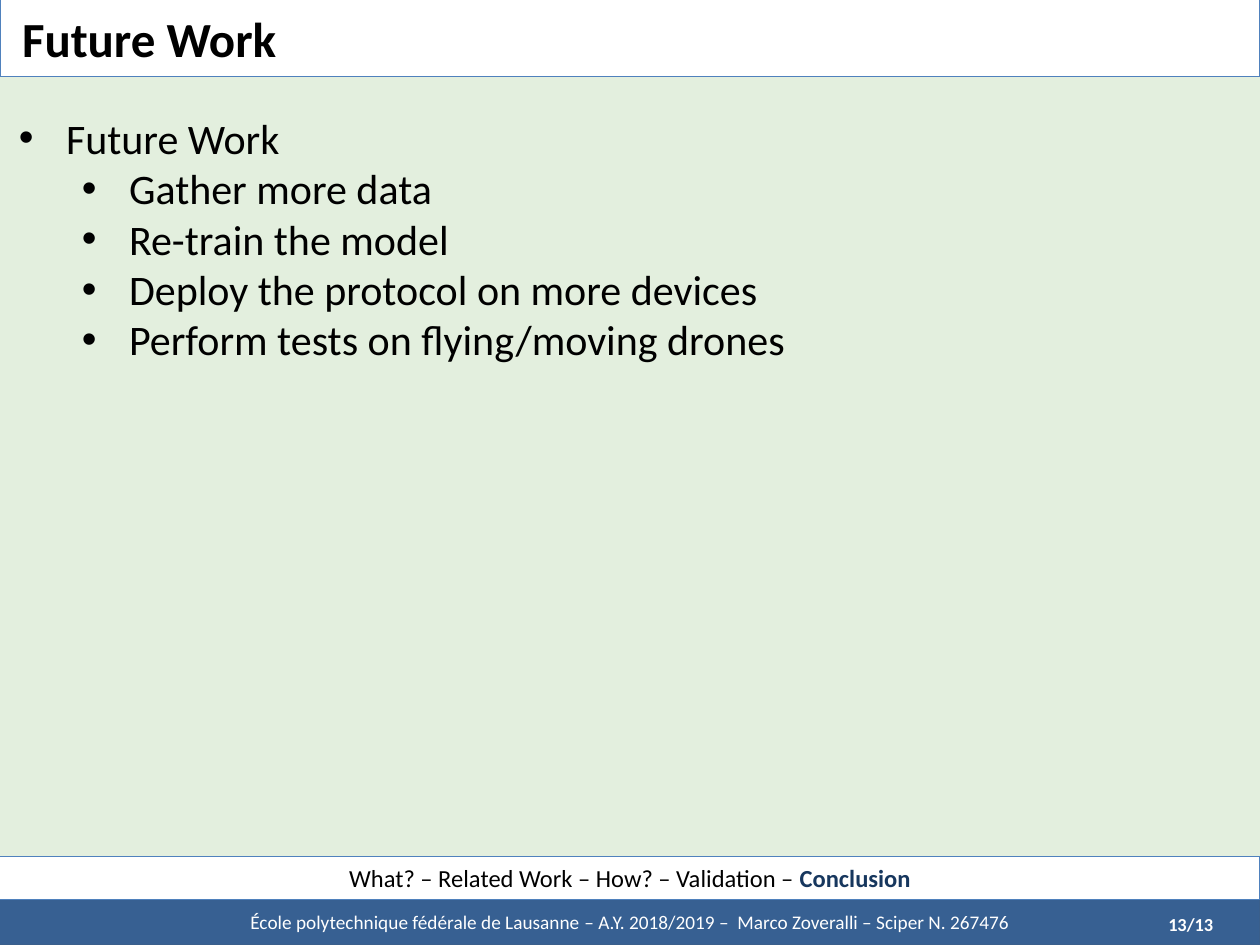
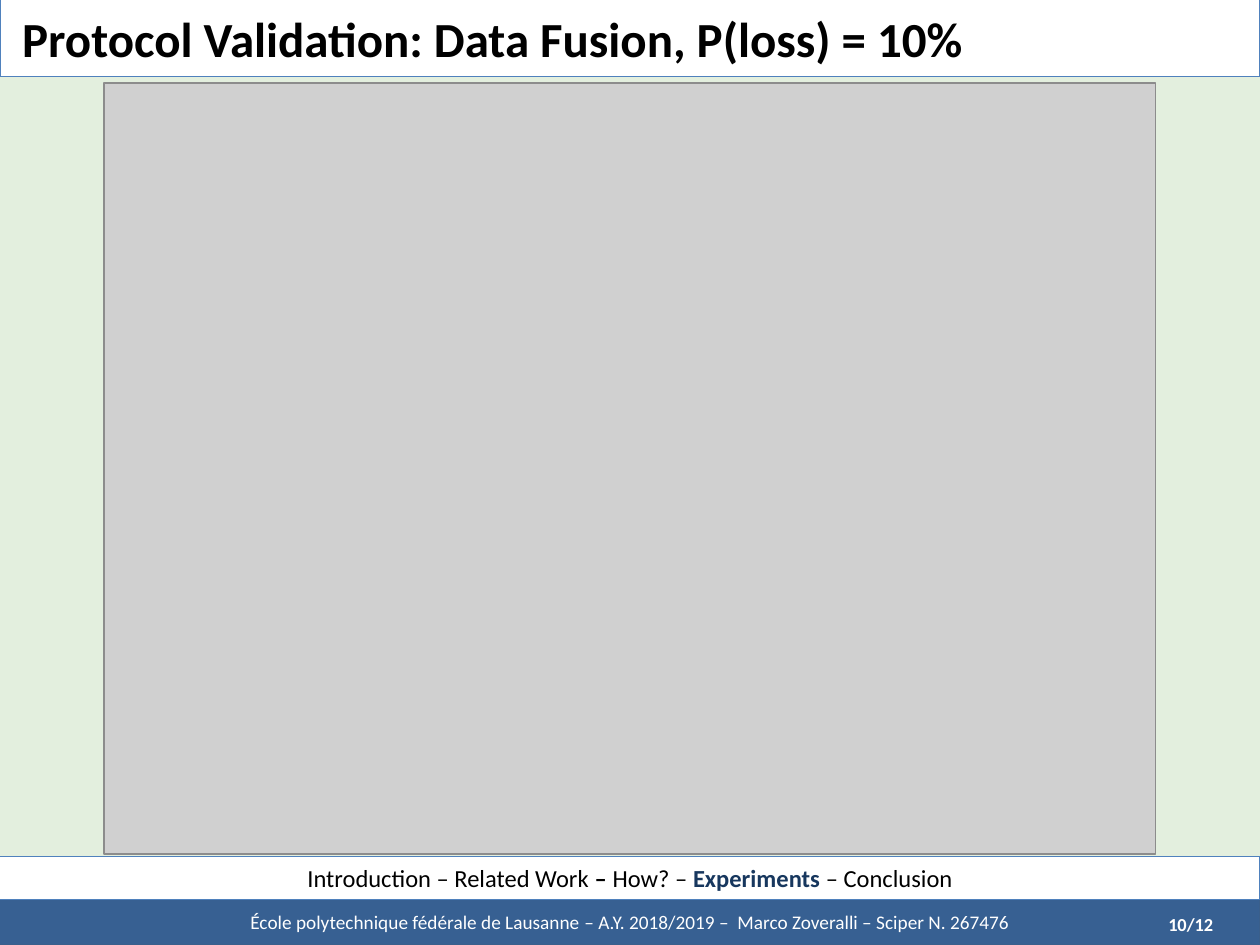
Before and after one commit to marcozov/semester_report, a slide deck: slide 19 of midterm presentation - UPDATED/Defence - Zoveralli.pptx (slide 17 before the commit). Drawn at 1260x945 pixels with LibreOffice and Linux fonts; fonts in the diff are those of the drawing; grey boxes stand for pictures. Boxes give left, top, right and bottom in pixels: in the first picture for what was removed or moved away, otherwise in the second. Text is boxed around its words. In the diff, an @@ line names an element or a change of style, - is before the commit and + after.

```diff
--- a/midterm presentation - UPDATED/Defence - Zoveralli.pptx
+++ b/midterm presentation - UPDATED/Defence - Zoveralli.pptx
@@ title at <box>22,21,962,65</box>: text changed @@
-Future Work
+Protocol Validation: Data Fusion, P(loss) = 10%
@@ picture added at <box>105,83,1157,854</box> @@
@@ text removed at <box>66,124,785,363</box> @@
-• Future Work
-  • Gather more data
-  • Re-train the model
-  • Deploy the protocol on more devices
-  • Perform tests on flying/moving drones
@@ text in rectangle at <box>307,870,953,891</box>: text changed @@
-What? – Related Work – How? – Validation – Conclusion
+Introduction – Related Work – How? – Experiments – Conclusion
@@ text at <box>1168,918,1213,932</box>: text changed @@
-13/13
+10/12
```
Also in this commit, not shown: 14 other slides changed, 8 slides added, 31 other files.
